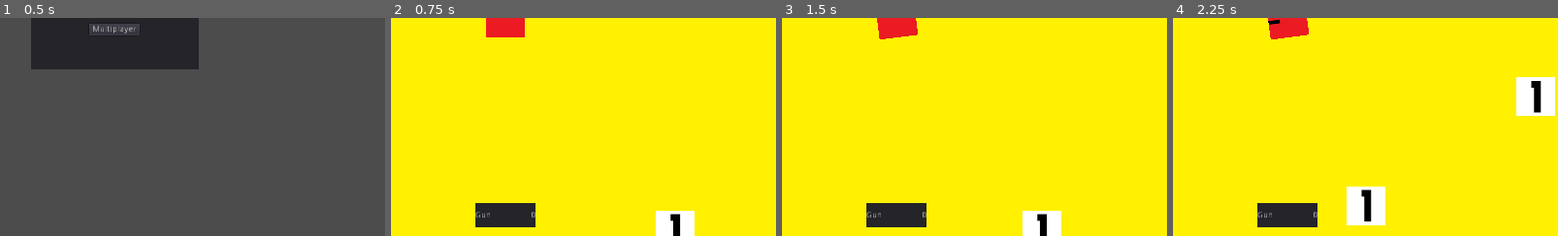
Above: before the commit, frames 1-4 (left to right).
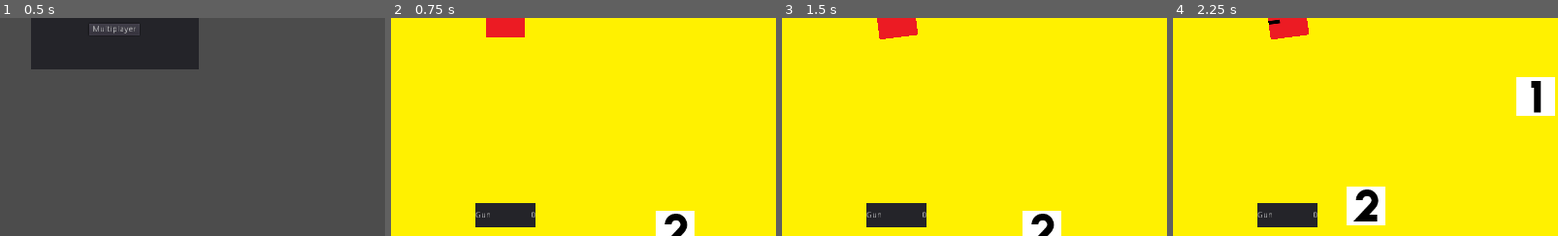
Above: after the commit, the same moments.

Repository: devmcclu/Project-FreeGUN
Game: Godot game, scene res://main_menu/mainmenu.tscn
Same seed, same stepped clock (60 frames per second), same inputs: the game is played once before the commit and once after it.
Inputs (mouse positions are % of the whole screen's width and height, from its top left):
- Up to frame 1 (0.5 s): no input
- Up to frame 2 (0.75 s): click "Singleplayer" at 0.5 s
- Up to frame 3 (1.5 s): tap Enter at 1.25 s; move the mouse to (72, 45) at 1.27 s; hold D (player_move_right) from 1.28 s (still down); click (72, 45) at 1.35 s
- Up to frame 4 (2.25 s): move the mouse to (29, 55) at 2.02 s; release D (player_move_right) at 2.03 s; hold S (player_move_down) from 2.03 s (still down); tap 1 (switch_weapon_1) at 2.1 s
The pictures show only the part of the screen within x 35-85%, y 50-100%; the shares and areas given below are measured in that part.

Frame 1 is identical in both runs. In frame 2, 0.3% of the frame differs, in the area x 71-78%, y 89-100%; in frame 3, 0.3%; in frame 4, 0.5%, in the area x 46-54%, y 78-94%.

Commit message:
Change name of gun's GunSprite node

Diff:
--- a/items/gun.tscn
+++ b/items/gun.tscn
@@ -28,7 +28,7 @@
 gun_number = 1
 gun_ammo_count = 5
 
-[node name="Gun1Sprite" type="Sprite" parent="." index="0"]
+[node name="GunSprite" type="Sprite" parent="." index="0"]
 
 texture = ExtResource( 2 )
 _sections_unfolded = [ "Transform" ]
